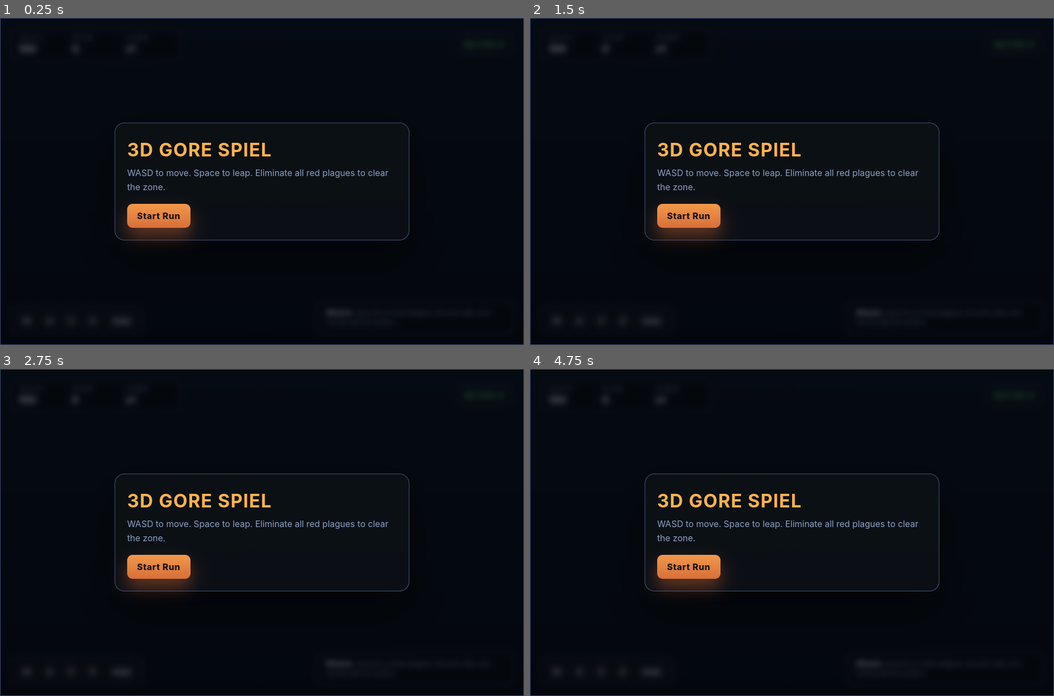
Above: before the commit, frames 1-4 (two rows, left to right).
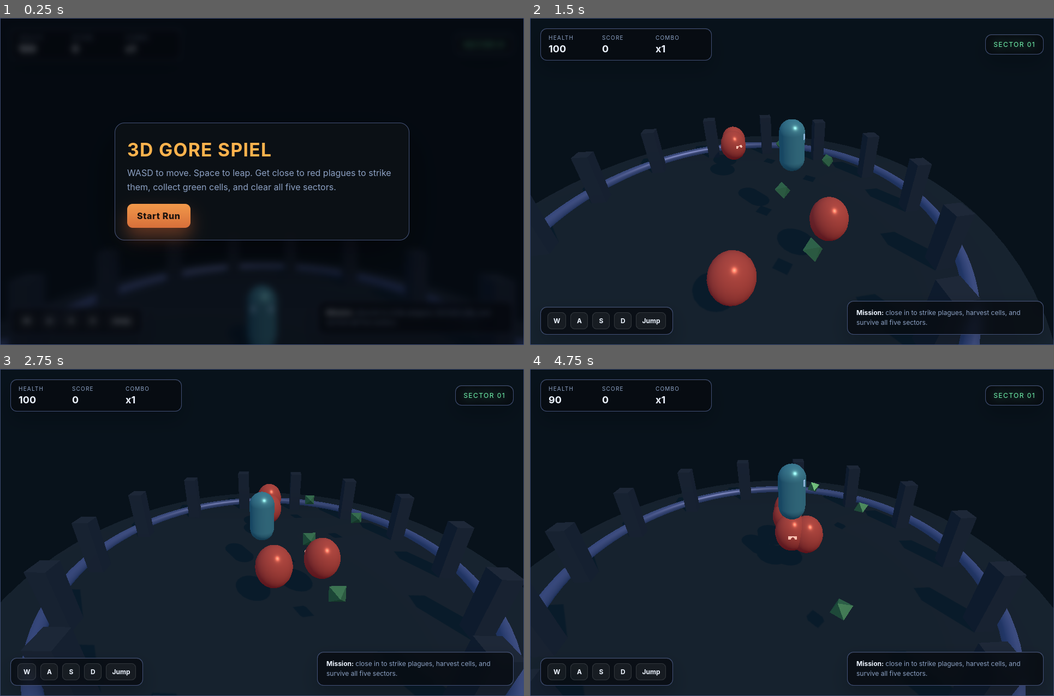
Above: after the commit, the same moments.

Repository: Ripper1163/PlayGround
Game: browser game, page index.html
Two runs of this game, one before a commit and one after it. Both use one fixed random seed, a clock stepped at 60 frames per second and the inputs below.
Inputs:
- Up to frame 1 (0.25 s): no input
- Up to frame 2 (1.5 s): click "Start Run" at 0.27 s; hold D from 1.03 s (still down); tap Space at 1.1 s
- Up to frame 3 (2.75 s): release D at 1.53 s; hold S 1.58-1.85 s; tap Space at 1.6, 2.1, 2.6 s; hold A 1.9-2.47 s; hold W from 2.52 s (still down)
- Up to frame 4 (4.75 s): release W at 2.82 s; hold D 2.87-3.53 s; tap Space every 0.5 s from 3.1 to 4.6 s; hold W 3.58-3.82 s; hold A 3.87-4.3 s; hold S 4.35-4.68 s; hold D from 4.73 s (still down)

The runs differ from the first frame. In frame 1, 2.6% of the frame differs, in the area x 0-100%, y 46-100%; in frame 2, 45%; in frame 3, 46%; in frame 4, 49%, in the area x 0-100%, y 3-100%.
Error before the commit: TypeError: Failed to resolve module specifier "three". Relative references must start with either "/", "./", or "../".

Commit message:
Publish static build for issue #2
Run: 41452035198
Attempt: 1
Generation: 2
Source: 1b17401432adc35d81c641dbfbac0ed766a0ce54

Diff:
--- a/dist/index.html
+++ /dev/null
@@ -1,286 +0,0 @@
-<!doctype html>
-<html lang="en">
-  <head>
-    <meta charset="UTF-8" />
-    <meta name="viewport" content="width=device-width, initial-scale=1.0" />
-    <title>3D GORE spiel</title>
-    <link rel="icon" href="data:," />
-    <style>
-      :root {
-        --bg-1: #04070d;
-        --bg-2: #0b1320;
-        --hud: rgba(6, 10, 15, 0.78);
-        --panel: rgba(17, 24, 35, 0.9);
-        --line: rgba(145, 173, 255, 0.42);
-        --text: #edf4ff;
-        --muted: #8ba0c2;
-        --danger: #ff5a6a;
-        --warn: #ffb34d;
-        --good: #73f8af;
-        --shadow: rgba(0, 0, 0, 0.35);
-      }
-
-      * { box-sizing: border-box; }
-
-      html, body {
-        margin: 0;
-        height: 100%;
-        overflow: hidden;
-        background:
-          radial-gradient(circle at top, rgba(67, 103, 160, 0.28), transparent 40%),
-          linear-gradient(160deg, var(--bg-1), var(--bg-2));
-        color: var(--text);
-        font-family: Inter, "Segoe UI", sans-serif;
-      }
-
-      body {
-        display: grid;
-        place-items: center;
-      }
-
-      #game-shell {
-        position: relative;
-        width: min(100vw, 1200px);
-        height: min(100vh, 800px);
-        border: 1px solid var(--line);
-        background: rgba(5, 7, 14, 0.78);
-        box-shadow: 0 25px 80px rgba(0,0,0,0.56);
-        overflow: hidden;
-      }
-
-      canvas {
-        display: block;
-        width: 100%;
-        height: 100%;
-        background: linear-gradient(180deg, #09131d 0%, #050b12 100%);
-      }
-
-      .hud {
-        position: absolute;
-        inset: 0;
-        pointer-events: none;
-      }
-
-      .topbar {
-        position: absolute;
-        top: 18px;
-        left: 18px;
-        right: 18px;
-        display: flex;
-        gap: 12px;
-        justify-content: space-between;
-        align-items: center;
-        z-index: 2;
-      }
-
-      .panel {
-        background: var(--hud);
-        border: 1px solid var(--line);
-        border-radius: 12px;
-        backdrop-filter: blur(10px);
-        box-shadow: inset 0 1px 0 rgba(255,255,255,0.06), 0 15px 35px rgba(0,0,0,0.2);
-      }
-
-      .stats {
-        display: flex;
-        gap: 10px;
-        padding: 10px 14px;
-      }
-
-      .stat {
-        min-width: 88px;
-      }
-
-      .stat-label {
-        display: block;
-        font-size: 10px;
-        letter-spacing: 0.12em;
-        text-transform: uppercase;
-        color: var(--muted);
-      }
-
-      .stat-value {
-        display: block;
-        margin-top: 4px;
-        font-size: 18px;
-        font-weight: 700;
-      }
-
-      #level-badge {
-        padding: 10px 14px;
-        font-size: 12px;
-        letter-spacing: 0.12em;
-        text-transform: uppercase;
-        color: var(--good);
-        text-shadow: 0 0 16px rgba(115, 248, 175, 0.6);
-      }
-
-      .bottom-bar {
-        position: absolute;
-        left: 18px;
-        right: 18px;
-        bottom: 18px;
-        display: flex;
-        justify-content: space-between;
-        align-items: flex-end;
-        gap: 12px;
-        z-index: 2;
-      }
-
-      .controls {
-        display: flex;
-        gap: 8px;
-        padding: 9px 12px;
-      }
-
-      .control-key {
-        min-width: 32px;
-        text-align: center;
-        padding: 7px 10px;
-        border-radius: 8px;
-        background: rgba(255,255,255,0.05);
-        border: 1px solid rgba(255,255,255,0.12);
-        color: var(--text);
-        font-weight: 700;
-        font-size: 12px;
-      }
-
-      .mission {
-        max-width: 360px;
-        padding: 12px 16px;
-        color: var(--muted);
-        font-size: 12px;
-        line-height: 1.5;
-      }
-
-      .mission strong {
-        color: var(--text);
-      }
-
-      .overlay {
-        position: absolute;
-        inset: 0;
-        display: flex;
-        align-items: center;
-        justify-content: center;
-        z-index: 4;
-        background: rgba(2, 4, 9, 0.54);
-        backdrop-filter: blur(6px);
-        transition: opacity 180ms ease;
-      }
-
-      .overlay.hidden {
-        opacity: 0;
-        pointer-events: none;
-      }
-
-      .modal {
-        width: min(92vw, 540px);
-        padding: 28px 22px 22px;
-        border-radius: 18px;
-        border: 1px solid var(--line);
-        background: rgba(12, 16, 22, 0.92);
-        box-shadow: 0 30px 80px rgba(0,0,0,0.45);
-      }
-
-      .modal h1 {
-        margin: 0 0 10px;
-        font-size: clamp(2.1rem, 3vw, 3.1rem);
-        letter-spacing: 0.04em;
-        text-transform: uppercase;
-      }
-
-      .modal h1.accent { color: var(--warn); }
-      .modal h1.good { color: var(--good); }
-
-      .modal p {
-        margin: 0 0 18px;
-        color: var(--muted);
-        line-height: 1.6;
-        font-size: 1rem;
-      }
-
-      button {
-        border: 0;
-        border-radius: 10px;
-        background: linear-gradient(180deg, #f2994a, #d76f3a);
-        color: #1b120d;
-        font: inherit;
-        font-weight: 800;
-        letter-spacing: 0.04em;
-        padding: 12px 18px;
-        cursor: pointer;
-        box-shadow: 0 16px 30px rgba(227, 110, 51, 0.4);
-      }
-
-      button:active { transform: translateY(1px); }
-
-      @media (max-width: 740px) {
-        .topbar, .bottom-bar {
-          left: 10px;
-          right: 10px;
-          gap: 8px;
-        }
-
-        .stats {
-          scale: 0.9;
-          transform-origin: left center;
-        }
-
-        .mission {
-          max-width: 220px;
-          padding: 10px 12px;
-          font-size: 11px;
-        }
-      }
-    </style>
-    <script type="module" crossorigin src="./assets/index-YE_VIW_3.js"></script>
-  </head>
-  <body>
-    <div id="game-shell">
-      <canvas id="game-canvas"></canvas>
-
-      <div class="hud">
-        <div class="topbar">
-          <div class="panel stats">
-            <div class="stat">
-              <span class="stat-label">Health</span>
-              <span id="health" class="stat-value">100</span>
-            </div>
-            <div class="stat">
-              <span class="stat-label">Score</span>
-              <span id="score" class="stat-value">0</span>
-            </div>
-            <div class="stat">
-              <span class="stat-label">Combo</span>
-              <span id="combo" class="stat-value">x1</span>
-            </div>
-          </div>
-          <div id="level-badge" class="panel">Sector 01</div>
-        </div>
-
-        <div class="bottom-bar">
-          <div class="panel controls">
-            <div class="control-key">W</div>
-            <div class="control-key">A</div>
-            <div class="control-key">S</div>
-            <div class="control-key">D</div>
-            <div class="control-key">Jump</div>
-          </div>
-          <div class="panel mission">
-            <strong>Mission:</strong> close in to strike plagues, harvest cells, and survive all five sectors.
-          </div>
-        </div>
-      </div>
-
-      <div id="overlay" class="overlay">
-        <div class="modal">
-          <h1 id="overlay-title" class="accent">3D GORE spiel</h1>
-          <p id="overlay-text">WASD to move. Space to leap. Eliminate all red plagues to clear the zone.</p>
-          <button id="start-button">Start Run</button>
-        </div>
-      </div>
-    </div>
-
-  </body>
-</html>
--- a/index.html
+++ b/index.html
@@ -234,6 +234,7 @@
         }
       }
     </style>
+    <script type="module" crossorigin src="./assets/index-YE_VIW_3.js"></script>
   </head>
   <body>
     <div id="game-shell">
@@ -281,404 +282,5 @@
       </div>
     </div>
 
-    <script type="module">
-      import * as THREE from 'three';
-
-      const canvas = document.getElementById('game-canvas');
-      const renderer = new THREE.WebGLRenderer({ canvas, antialias: true, alpha: false });
-      renderer.setPixelRatio(Math.min(window.devicePixelRatio, 2));
-      renderer.setSize(canvas.clientWidth, canvas.clientHeight, false);
-      renderer.shadowMap.enabled = true;
-      renderer.shadowMap.type = THREE.PCFSoftShadowMap;
-
-      const scene = new THREE.Scene();
-      scene.background = new THREE.Color(0x08121b);
-      scene.fog = new THREE.Fog(0x08121b, 18, 42);
-
-      const camera = new THREE.PerspectiveCamera(62, canvas.clientWidth / canvas.clientHeight, 0.1, 100);
-      camera.position.set(0, 5.8, 11);
-
-      const clock = new THREE.Clock();
-      const keys = {};
-      const world = {
-        player: null,
-        enemies: [],
-        pickups: [],
-        attacked: false,
-        health: 100,
-        score: 0,
-        combo: 1,
-        level: 1,
-        time: 0,
-        attackCooldown: 0,
-        damageCooldown: 0,
-        ended: false,
-        started: false,
-      };
-
-      const ui = {
-        health: document.getElementById('health'),
-        score: document.getElementById('score'),
-        combo: document.getElementById('combo'),
-        level: document.getElementById('level-badge'),
-        overlay: document.getElementById('overlay'),
-        title: document.getElementById('overlay-title'),
-        text: document.getElementById('overlay-text'),
-        button: document.getElementById('start-button'),
-      };
-
-      function setOverlay(title, text, buttonText = 'Restart Run', accent = 'accent') {
-        ui.title.textContent = title;
-        ui.title.className = accent;
-        ui.text.textContent = text;
-        ui.button.textContent = buttonText;
-        ui.overlay.classList.remove('hidden');
-      }
-
-      function hideOverlay() {
-        ui.overlay.classList.add('hidden');
-      }
-
-      function addLights() {
-        const hemi = new THREE.HemisphereLight(0x8ec9ff, 0x0b1117, 0.72);
-        scene.add(hemi);
-
-        const sun = new THREE.DirectionalLight(0xffd8b5, 1.15);
-        sun.position.set(7, 16, 10);
-        sun.castShadow = true;
-        sun.shadow.mapSize.set(2048, 2048);
-        sun.shadow.camera.near = 1;
-        sun.shadow.camera.far = 40;
-        sun.shadow.camera.left = -20;
-        sun.shadow.camera.right = 20;
-        sun.shadow.camera.top = 20;
-        sun.shadow.camera.bottom = -20;
-        scene.add(sun);
-      }
-
-      function createArena() {
-        const grid = new THREE.Group();
-        const floor = new THREE.Mesh(
-          new THREE.CylinderGeometry(13, 13, 1.3, 64),
-          new THREE.MeshStandardMaterial({ color: 0x111d2d, emissive: 0x081924, metalness: 0.15, roughness: 0.9 })
-        );
-        floor.position.y = -1.75;
-        floor.receiveShadow = true;
-        grid.add(floor);
-
-        const ring = new THREE.Mesh(
-          new THREE.TorusGeometry(10.5, 0.28, 12, 96),
-          new THREE.MeshStandardMaterial({ color: 0x7d9dff, emissive: 0x1d2d50, roughness: 0.35, metalness: 0.7 })
-        );
-        ring.rotation.x = Math.PI / 2;
-        ring.position.y = -0.95;
-        grid.add(ring);
-
-        for (let i = 0; i < 14; i++) {
-          const col = new THREE.Mesh(
-            new THREE.BoxGeometry(0.8, 3, 0.8),
-            new THREE.MeshStandardMaterial({ color: 0x192b3a, emissive: 0x0d1828, roughness: 0.8 })
-          );
-          const angle = (i / 14) * Math.PI * 2;
-          col.position.set(Math.cos(angle) * 9.5, 0.4, Math.sin(angle) * 9.5);
-          col.castShadow = true;
-          col.receiveShadow = true;
-          grid.add(col);
-        }
-
-        scene.add(grid);
-      }
-
-      function createPlayer() {
-        const group = new THREE.Group();
-
-        const body = new THREE.Mesh(
-          new THREE.CapsuleGeometry(0.6, 1.3, 6, 16),
-          new THREE.MeshStandardMaterial({ color: 0x6fe0ff, emissive: 0x123546, roughness: 0.35, metalness: 0.46 })
-        );
-        body.castShadow = true;
-        group.add(body);
-
-        const visor = new THREE.Mesh(
-          new THREE.BoxGeometry(0.8, 0.28, 0.3),
-          new THREE.MeshStandardMaterial({ color: 0xdff6ff, emissive: 0x5a8eb8, roughness: 0.3 })
-        );
-        visor.position.set(0, 0.55, 0.36);
-        group.add(visor);
-
-        group.position.set(0, 0.3, 0);
-        scene.add(group);
-        return group;
-      }
-
-      function rand(min, max) {
-        return Math.random() * (max - min) + min;
-      }
-
-      function createEnemy(level) {
-        const root = new THREE.Group();
-        const hue = 0.005 + (level * 0.005);
-        const body = new THREE.Mesh(
-          new THREE.SphereGeometry(0.8, 20, 20),
-          new THREE.MeshStandardMaterial({ color: new THREE.Color().setHSL(hue, 0.78, 0.52), emissive: 0x5a0b12, roughness: 0.3, metalness: 0.2 })
-        );
-        body.scale.set(1, 1.2, 1);
-        body.castShadow = true;
-        root.add(body);
-
-        const eye = new THREE.Mesh(
-          new THREE.BoxGeometry(0.4, 0.16, 0.16),
-          new THREE.MeshStandardMaterial({ color: 0xfff6f0, emissive: 0xffa08b, roughness: 0.5 })
-        );
-        eye.position.set(0, 0.15, 0.7);
-        root.add(eye);
-
-        const angle = Math.random() * Math.PI * 2;
-        const r = rand(4.5, 9.5);
-        root.position.set(Math.cos(angle) * r, 1.3, Math.sin(angle) * r);
-        root.userData = {
-          speed: rand(1.1, 1.8 + level * 0.3),
-          health: 2.2 + level * 0.25,
-          pulse: Math.random() * Math.PI * 2,
-        };
-
-        scene.add(root);
-        return root;
-      }
-
-      function createPickup(x, z) {
-        const mesh = new THREE.Mesh(
-          new THREE.OctahedronGeometry(0.45, 0),
-          new THREE.MeshStandardMaterial({ color: 0x7ef7b7, emissive: 0x143324, roughness: 0.35, metalness: 0.7 })
-        );
-        mesh.castShadow = true;
-        mesh.position.set(x, 0.9, z);
-        mesh.userData = { bob: Math.random() * Math.PI * 2 };
-        scene.add(mesh);
-        return mesh;
-      }
-
-      function spawnWave() {
-        const count = 3 + world.level;
-        for (let i = 0; i < count; i++) {
-          world.enemies.push(createEnemy(world.level));
-        }
-        const pickupCount = 3 + world.level;
-        for (let i = 0; i < pickupCount; i++) {
-          const angle = Math.random() * Math.PI * 2;
-          const r = rand(1.5, 8.5);
-          world.pickups.push(createPickup(Math.cos(angle) * r, Math.sin(angle) * r));
-        }
-      }
-
-      function resetGame() {
-        world.health = 100;
-        world.score = 0;
-        world.combo = 1;
-        world.level = 1;
-        world.time = 0;
-        world.attackCooldown = 0;
-        world.damageCooldown = 0;
-        world.ended = false;
-        world.started = true;
-        ui.level.textContent = `Sector 0${world.level}`;
-        world.player.position.set(0, 0.3, 0);
-        for (const enemy of world.enemies) scene.remove(enemy);
-        for (const pickup of world.pickups) scene.remove(pickup);
-        world.enemies = [];
-        world.pickups = [];
-        spawnWave();
-        updateHUD();
-      }
-
-      function updateHUD() {
-        ui.health.textContent = Math.max(0, Math.ceil(world.health));
-        ui.score.textContent = world.score;
-        ui.combo.textContent = `x${world.combo}`;
-        ui.level.textContent = `Sector 0${Math.min(world.level, 5)}`;
-      }
-
-      function nextLevel() {
-        if (world.level >= 5) {
-          world.ended = true;
-          setOverlay('Victory', 'You survived the gore storm and cleaned the last sector.', 'Play Again', 'good');
-          world.started = false;
-          return;
-        }
-        world.level += 1;
-        world.score += 100 * world.combo;
-        for (const enemy of world.enemies) scene.remove(enemy);
-        for (const pickup of world.pickups) scene.remove(pickup);
-        world.enemies = [];
-        world.pickups = [];
-        spawnWave();
-        updateHUD();
-      }
-
-      function hitPlayer(amount) {
-        if (world.ended) return;
-        world.health = Math.max(0, world.health - amount);
-        world.attacked = true;
-        updateHUD();
-        if (world.health <= 0) {
-          world.ended = true;
-          world.started = false;
-          setOverlay('Run Failed', 'The plague overwhelmed you. Reboot and try another run.', 'Restart Run', 'accent');
-        }
-      }
-
-      function attackEnemies() {
-        if (world.attackCooldown > 0) return;
-        const playerPos = world.player.position;
-        let hit = false;
-        let cleared = 0;
-        for (let i = world.enemies.length - 1; i >= 0; i--) {
-          const enemy = world.enemies[i];
-          if (enemy.position.distanceTo(playerPos) < 1.65) {
-            hit = true;
-            enemy.userData.health -= 1.15;
-            if (enemy.userData.health <= 0) {
-              scene.remove(enemy);
-              world.enemies.splice(i, 1);
-              world.score += 12 * world.combo;
-              world.combo = Math.min(8, world.combo + 0.25);
-              cleared += 1;
-            }
-          }
-        }
-
-        if (hit) world.attackCooldown = 0.38;
-        if (cleared > 0 && world.enemies.length === 0) nextLevel();
-      }
-
-      function handleCollectibles() {
-        const playerPos = world.player.position;
-        for (let i = world.pickups.length - 1; i >= 0; i--) {
-          const pickup = world.pickups[i];
-          if (pickup.position.distanceTo(playerPos) < 1.3) {
-            scene.remove(pickup);
-            world.pickups.splice(i, 1);
-            world.score += 25;
-            world.health = Math.min(100, world.health + 9);
-            world.combo = Math.min(8, world.combo + 0.2);
-          }
-        }
-        updateHUD();
-      }
-
-      function updatePlayer(dt) {
-        const move = new THREE.Vector3();
-        if (keys['KeyW']) move.z -= 1;
-        if (keys['KeyS']) move.z += 1;
-        if (keys['KeyA']) move.x -= 1;
-        if (keys['KeyD']) move.x += 1;
-
-        if (move.lengthSq() > 0) {
-          move.normalize();
-          const speed = 5.5;
-          world.player.position.addScaledVector(move, speed * dt);
-          world.player.position.x = THREE.MathUtils.clamp(world.player.position.x, -9.8, 9.8);
-          world.player.position.z = THREE.MathUtils.clamp(world.player.position.z, -9.8, 9.8);
-          const angle = Math.atan2(move.x, move.z);
-          world.player.rotation.y = angle;
-        }
-
-        if (keys['Space'] && world.player.position.y < 0.35) {
-          world.player.position.y = 1.2;
-          world.player.userData.vy = 8.2;
-        }
-
-        if (world.player.userData.vy) {
-          world.player.position.y += world.player.userData.vy * dt;
-          world.player.userData.vy -= 15 * dt;
-          if (world.player.position.y < 0.3) {
-            world.player.position.y = 0.3;
-            world.player.userData.vy = 0;
-          }
-        }
-      }
-
-      function updateEnemies(dt) {
-        const playerPos = world.player.position;
-        for (const enemy of world.enemies) {
-          const data = enemy.userData;
-          const dx = playerPos.x - enemy.position.x;
-          const dz = playerPos.z - enemy.position.z;
-          const distance = Math.hypot(dx, dz);
-          if (distance > 0) {
-            enemy.position.x += (dx / distance) * data.speed * dt;
-            enemy.position.z += (dz / distance) * data.speed * dt;
-            enemy.rotation.y = Math.atan2(dx, dz);
-          }
-          enemy.position.y = 1.2 + Math.sin(world.time * 3 + data.pulse) * 0.18;
-          const dist = enemy.position.distanceTo(playerPos);
-          if (dist < 1.6 && world.damageCooldown <= 0) {
-            hitPlayer(9 + world.level * 1.5);
-            world.damageCooldown = 0.8;
-          }
-        }
-      }
-
-      function updatePickups(dt) {
-        for (const pickup of world.pickups) {
-          pickup.rotation.y += dt * 2.2;
-          pickup.rotation.x += dt * 1.8;
-          pickup.position.y = 0.9 + Math.sin(world.time * 5 + pickup.userData.bob) * 0.35;
-        }
-      }
-
-      function frame() {
-        const dt = Math.min(clock.getDelta(), 0.033);
-        world.time += dt;
-        world.attackCooldown = Math.max(0, world.attackCooldown - dt);
-        world.damageCooldown = Math.max(0, world.damageCooldown - dt);
-
-        if (world.started && !world.ended) {
-          updatePlayer(dt);
-          attackEnemies();
-          handleCollectibles();
-          updateEnemies(dt);
-          updatePickups(dt);
-          camera.position.x += (world.player.position.x * 0.3 - camera.position.x) * 0.08;
-          camera.position.z += ((world.player.position.z + 11.5) - camera.position.z) * 0.08;
-          camera.position.y = 8 + Math.sin(world.time * 1.5) * 0.4;
-          camera.lookAt(world.player.position.x, 1.4, world.player.position.z);
-        }
-
-        renderer.render(scene, camera);
-        requestAnimationFrame(frame);
-      }
-
-      function onResize() {
-        const { clientWidth, clientHeight } = canvas;
-        if (!clientWidth || !clientHeight) return;
-        renderer.setSize(clientWidth, clientHeight, false);
-        camera.aspect = clientWidth / clientHeight;
-        camera.updateProjectionMatrix();
-      }
-
-      window.addEventListener('resize', onResize);
-      window.addEventListener('keydown', (event) => {
-        keys[event.code] = true;
-        if (event.code === 'Space') event.preventDefault();
-      });
-      window.addEventListener('keyup', (event) => { keys[event.code] = false; });
-
-      ui.button.addEventListener('click', () => {
-        if (!world.started) {
-          resetGame();
-          hideOverlay();
-        }
-      });
-
-      addLights();
-      createArena();
-      world.player = createPlayer();
-      world.player.userData = { vy: 0 };
-      updateHUD();
-      setOverlay('3D GORE spiel', 'WASD to move. Space to leap. Get close to red plagues to strike them, collect green cells, and clear all five sectors.', 'Start Run', 'accent');
-      onResize();
-      requestAnimationFrame(frame);
-    </script>
   </body>
 </html>
Not shown, removed: .omgithub/checkpoint.json
Not shown, removed: .omgithub/conversation.json
Not shown, added: .omgithub/deployment.json
Renamed: dist/assets/index-YE_VIW_3.js -> assets/index-YE_VIW_3.js
Not shown, removed: package-lock.json
Not shown, removed: package.json
Not shown, removed: Agents.md
Not shown, removed: capture.sh
Not shown, removed: start.sh
Not shown, removed: startup.sh
